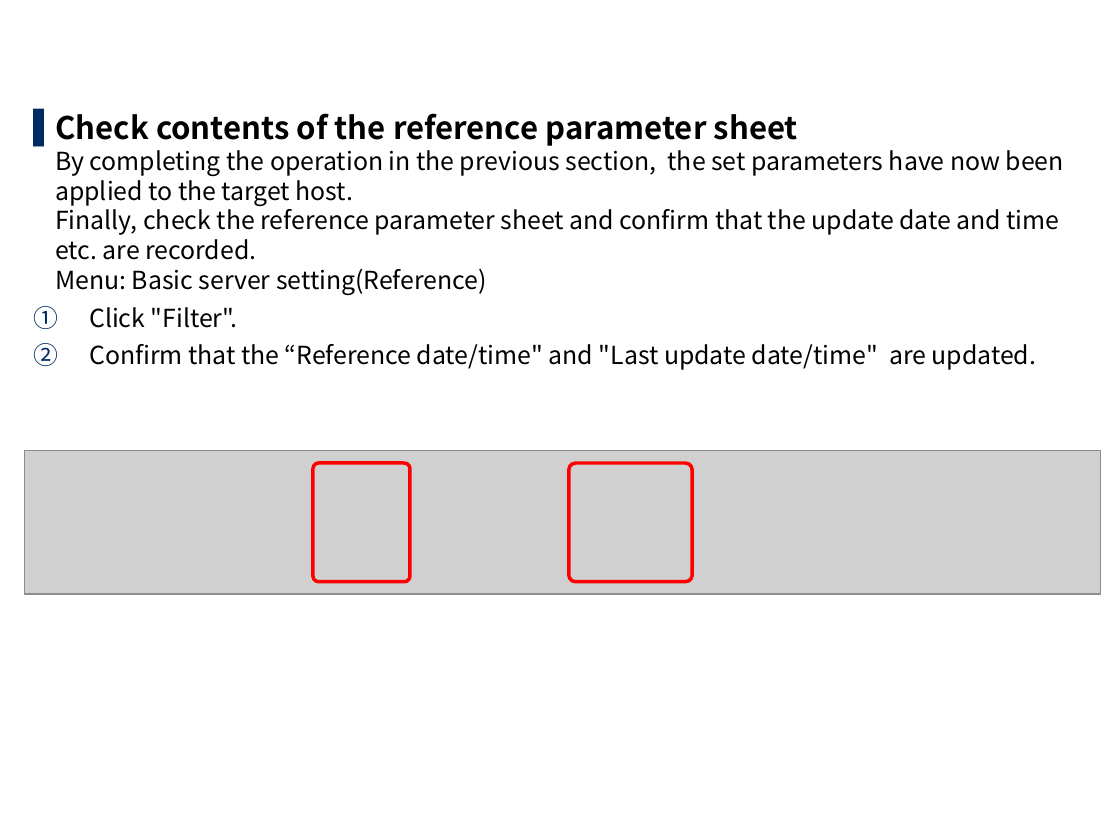
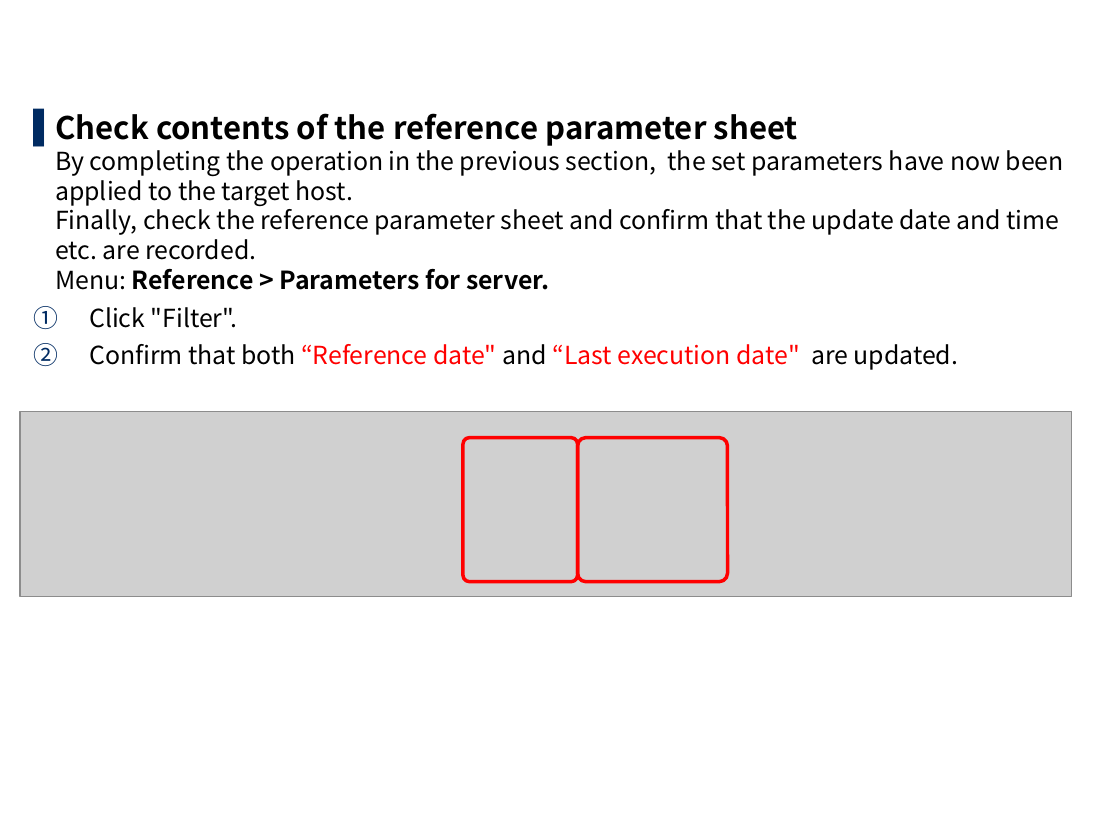
Before and after one commit to exastro-suite/it-automation-docs, a slide deck: slide 33 of asset/Learn/ITA-hg-ps_practice_en.pptx. Drawn at 1120x840 pixels with LibreOffice and Linux fonts; fonts in the diff are those of the drawing; grey boxes stand for pictures; background and template pictures are left out. Boxes give left, top, right and bottom in pixels: in the first picture for what was removed or moved away, otherwise in the second. Text is boxed around its words. In the diff, an @@ line names an element or a change of style, - is before the commit and + after.

```diff
--- a/asset/Learn/ITA-hg-ps_practice_en.pptx
+++ b/asset/Learn/ITA-hg-ps_practice_en.pptx
@@ text at (55, 113, 1064, 290): text changed @@
-▌ Check contents of the reference parameter sheet
-  By completing the operation in the previous section, the set parameters have now been applied to the target host.
-  Finally, check the reference parameter sheet and confirm that the update date and time etc. are recorded.
-  Menu: Basic server setting(Reference)
+▌ Check contents of the reference parameter sheet
+  By completing the operation in the previous section, the set parameters have now been applied to the target host.
+  Finally, check the reference parameter sheet and confirm that the update date and time etc. are recorded.
+  Menu: Reference > Parameters for server.
@@ text at (89, 344, 958, 370): text changed; text colour #000000 to #FF0000 @@
-2. Confirm that the “Reference date/time" and "Last update date/time" are updated.
+2. Confirm that both “Reference date" and “Last execution date" are updated.
@@ picture: place and size @@
-picture at (25, 450, 1100, 594)
+picture at (20, 411, 1072, 596)
@@ rounded rectangle: place and size @@
-rounded rectangle at (314, 463, 411, 581)
+rounded rectangle at (463, 438, 577, 582)
@@ rounded rectangle: place and size @@
-rounded rectangle at (569, 463, 692, 581)
+rounded rectangle at (578, 438, 728, 582)
```
Also in this commit, not shown: 27 other slides changed, 7 other files.
